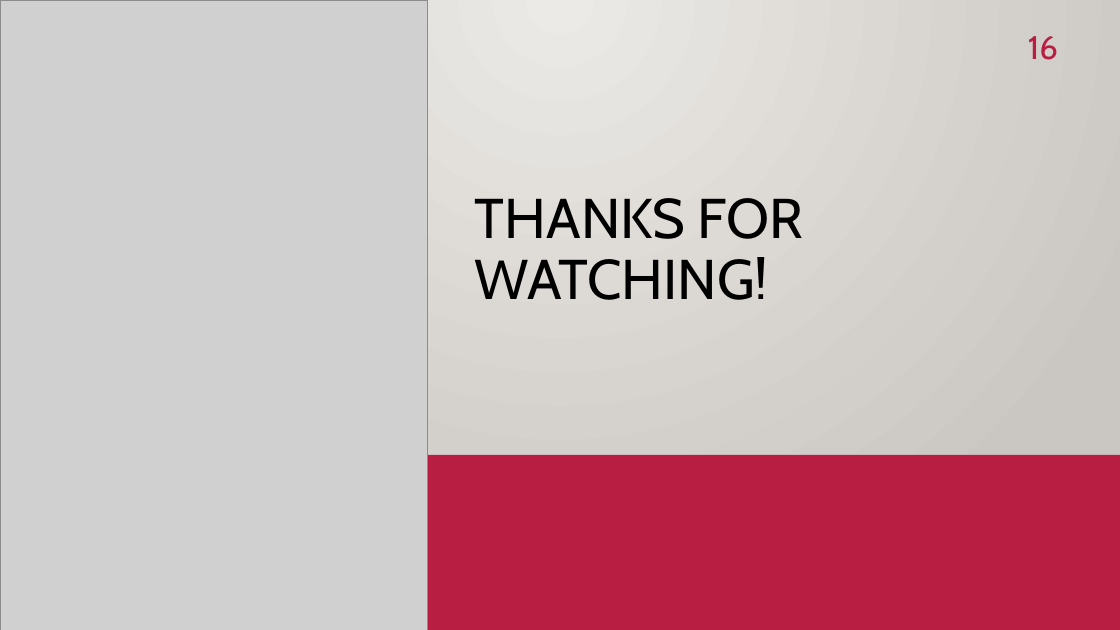
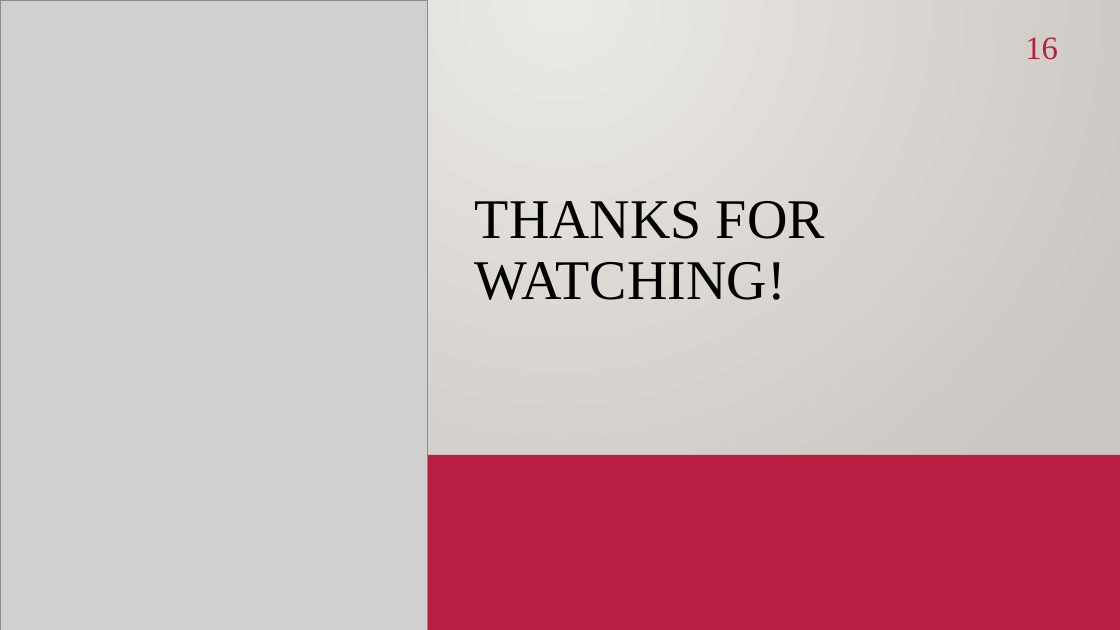
Before and after one commit to phung086/N06-PTTKPM-Nhom14, a slide deck: slide 16 of Reports/N06_G14_slide.pptx. Drawn at 1120x630 pixels with LibreOffice and Linux fonts; fonts in the diff are those of the drawing; grey boxes stand for pictures; background and template pictures are left out. Boxes give left, top, right and bottom in pixels: in the first picture for what was removed or moved away, otherwise in the second. Text is boxed around its words. In the diff, an @@ line names an element or a change of style, - is before the commit and + after.

```diff
--- a/Reports/N06_G14_slide.pptx
+++ b/Reports/N06_G14_slide.pptx
@@ page number at <box>1025,37,1058,60</box>: font Cabin to Times New Roman @@
@@ title "THANKS FOR WATCHING!" at <box>475,201,825,300</box>: font Cabin to Times New Roman @@
```
Also in this commit, not shown: 4 other slides changed.
